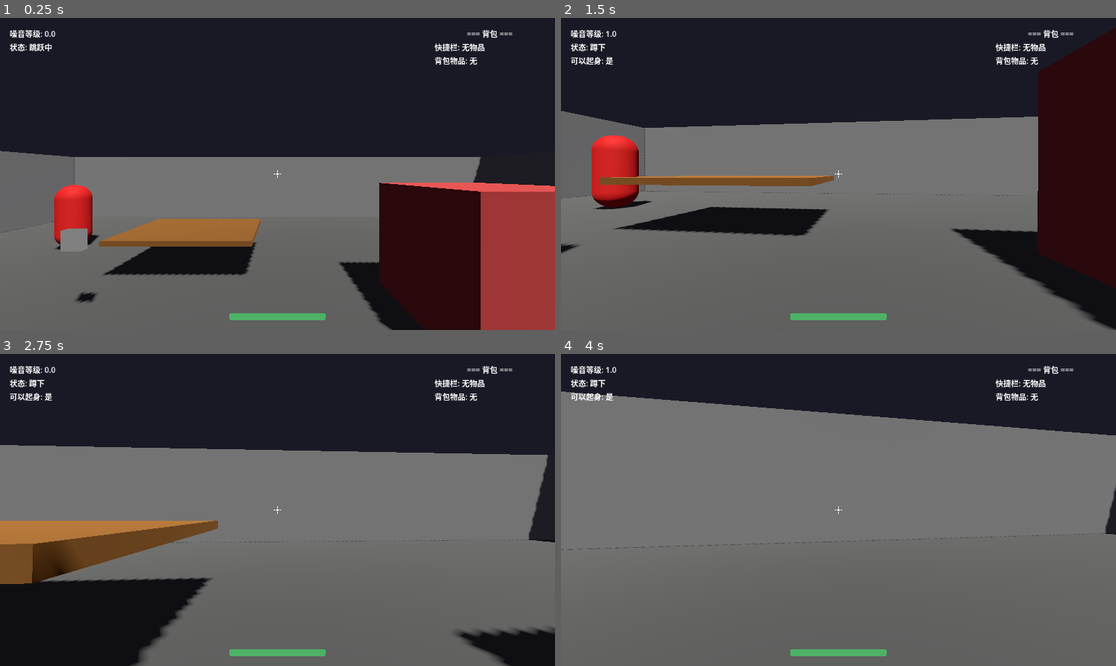
Above: before the commit, frames 1-4 (two rows, left to right).
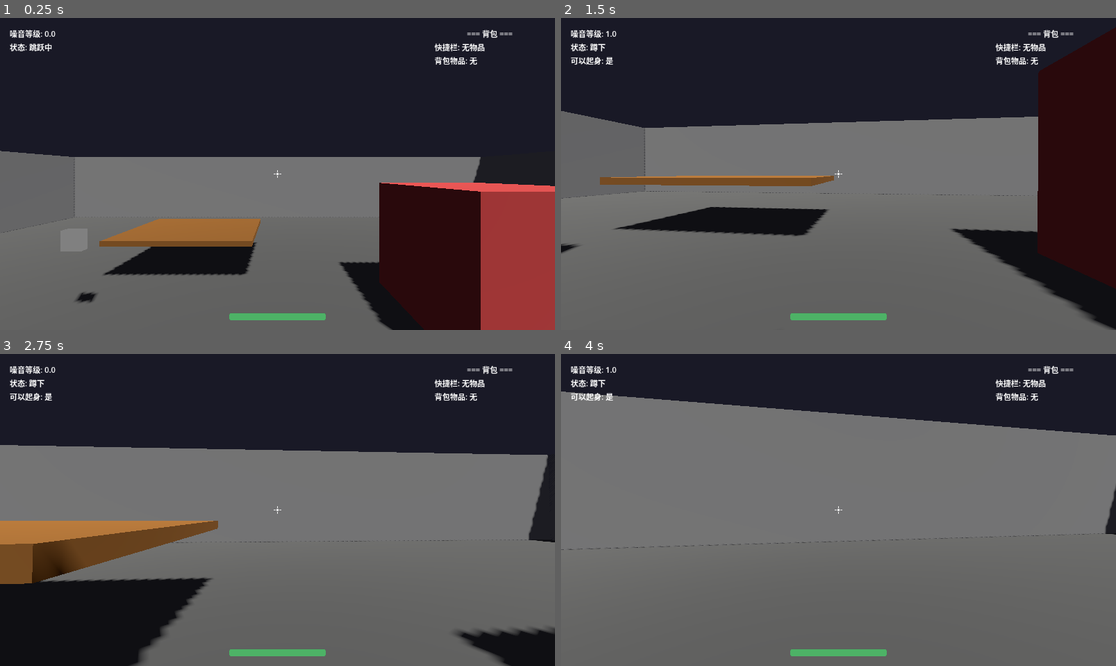
Above: after the commit, the same moments.

Repository: npfe-r/horror_miku
Game: Godot game, scene res://scenes/levels/test_level.tscn
Two runs of this game, one before a commit and one after it. Both use one fixed random seed, a clock stepped at 60 frames per second and the inputs below.
Inputs (mouse positions are in pixels of both pictures, inside the frame that each line leads up to):
- Up to frame 1 (0.25 s): no input
- Up to frame 2 (1.5 s): tap Enter at 0.5 s; move the mouse to (866, 174) at 0.52 s; hold W (move_forward) from 0.53 s (still down); tap C (crouch) at 0.6 s; tap Space (jump) at 0.77 s; move the mouse to (810, 174) at 1.27 s; tap E (interact) at 1.35 s
- Up to frame 3 (2.75 s): keep holding W (move_forward); tap Space (jump) at 1.52 s; move the mouse to (288, 503) at 2.02 s; tap 1 (quick_slot_1) at 2.1 s
- Up to frame 4 (4 s): keep holding W (move_forward); move the mouse to (832, 516) at 2.77 s; tap 2 (quick_slot_2) at 2.85 s; tap Space (jump) at 3.02, 3.77 s; move the mouse to (877, 513) at 3.52 s; tap 3 (quick_slot_3) at 3.6 s

The runs differ from the first frame. In frame 1, 1.0% of the frame differs, in the area x 9-18%, y 53-75%; in frame 2, 1.7%, in the area x 5-17%, y 37-62%; in frame 3, less than 0.1%; in frame 4, nothing differs.

Commit message:
feat(关卡): 添加敌人测试区域和导航网格
添加新的敌人测试区域，包含地板、四面墙体和多个障碍物
配置导航网格以支持敌人AI路径规划
更新巡逻点位置以适应新测试区域

Diff:
--- a/scenes/levels/test_level.tscn
+++ b/scenes/levels/test_level.tscn
@@ -56,6 +56,42 @@
 [sub_resource type="BoxShape3D" id="BoxShape3D_platform"]
 size = Vector3(2, 0.2, 2)
 
+[sub_resource type="NavigationMesh" id="NavigationMesh_1"]
+vertices = PackedVector3Array(-15, 0.05, -15, -15, 0.05, 15, 15, 0.05, 15, 15, 0.05, -15, -3, 0.05, -3, -3, 0.05, 3, 3, 0.05, 3, 3, 0.05, -3, -8, 0.05, -8, -8, 0.05, -4, -4, 0.05, -4, -4, 0.05, -8, 8, 0.05, 4, 8, 0.05, 8, 4, 0.05, 8, 4, 0.05, 4, -8, 0.05, 4, -4, 0.05, 8, -4, 0.05, 4, -8, 0.05, 8)
+polygons = [PackedInt32Array(4, 5, 1, 0), PackedInt32Array(5, 6, 2, 1), PackedInt32Array(6, 7, 3, 2), PackedInt32Array(7, 4, 0, 3), PackedInt32Array(8, 9, 10, 11), PackedInt32Array(12, 13, 14, 15), PackedInt32Array(16, 17, 18, 19)]
+cell_size = 0.25
+cell_height = 0.2
+agent_radius = 0.5
+agent_height = 1.8
+agent_max_climb = 0.9
+
+[sub_resource type="BoxMesh" id="BoxMesh_test_floor"]
+size = Vector3(30, 0.1, 30)
+
+[sub_resource type="StandardMaterial3D" id="StandardMaterial3D_test_floor"]
+albedo_color = Color(0.35, 0.35, 0.4, 1)
+
+[sub_resource type="BoxShape3D" id="BoxShape3D_test_floor"]
+size = Vector3(30, 0.1, 30)
+
+[sub_resource type="BoxMesh" id="BoxMesh_test_wall"]
+size = Vector3(30, 3, 0.1)
+
+[sub_resource type="StandardMaterial3D" id="StandardMaterial3D_test_wall"]
+albedo_color = Color(0.5, 0.5, 0.55, 1)
+
+[sub_resource type="BoxShape3D" id="BoxShape3D_test_wall"]
+size = Vector3(30, 3, 0.1)
+
+[sub_resource type="BoxMesh" id="BoxMesh_nav_obstacle"]
+size = Vector3(2, 2.5, 2)
+
+[sub_resource type="StandardMaterial3D" id="StandardMaterial3D_nav_obstacle"]
+albedo_color = Color(0.7, 0.5, 0.2, 1)
+
+[sub_resource type="BoxShape3D" id="BoxShape3D_nav_obstacle"]
+size = Vector3(2, 2.5, 2)
+
 [sub_resource type="Environment" id="Environment_1"]
 background_mode = 1
 background_color = Color(0.1, 0.1, 0.15, 1)
@@ -70,6 +106,124 @@
 
 [node name="Environment" type="Node3D" parent="." unique_id=303441784]
 
+[node name="EnemyTestArea" type="Node3D" parent="Environment" unique_id=888999000]
+
+[node name="Floor" type="StaticBody3D" parent="Environment/EnemyTestArea" unique_id=999000111]
+transform = Transform3D(1, 0, 0, 0, 1, 0, 0, 0, 1, 25, 0, 0)
+collision_mask = 0
+
+[node name="MeshInstance3D" type="MeshInstance3D" parent="Environment/EnemyTestArea/Floor" unique_id=000111222]
+mesh = SubResource("BoxMesh_test_floor")
+surface_material_override/0 = SubResource("StandardMaterial3D_test_floor")
+
+[node name="CollisionShape3D" type="CollisionShape3D" parent="Environment/EnemyTestArea/Floor" unique_id=111222333]
+shape = SubResource("BoxShape3D_test_floor")
+
+[node name="WallNorth" type="StaticBody3D" parent="Environment/EnemyTestArea" unique_id=222333444]
+transform = Transform3D(1, 0, 0, 0, 1, 0, 0, 0, 1, 25, 1.5, -15)
+collision_mask = 0
+
+[node name="MeshInstance3D" type="MeshInstance3D" parent="Environment/EnemyTestArea/WallNorth" unique_id=333444555]
+mesh = SubResource("BoxMesh_test_wall")
+surface_material_override/0 = SubResource("StandardMaterial3D_test_wall")
+
+[node name="CollisionShape3D" type="CollisionShape3D" parent="Environment/EnemyTestArea/WallNorth" unique_id=444555666]
+shape = SubResource("BoxShape3D_test_wall")
+
+[node name="WallSouth" type="StaticBody3D" parent="Environment/EnemyTestArea" unique_id=555666777]
+transform = Transform3D(1, 0, 0, 0, 1, 0, 0, 0, 1, 25, 1.5, 15)
+collision_mask = 0
+
+[node name="MeshInstance3D" type="MeshInstance3D" parent="Environment/EnemyTestArea/WallSouth" unique_id=666777888]
+mesh = SubResource("BoxMesh_test_wall")
+surface_material_override/0 = SubResource("StandardMaterial3D_test_wall")
+
+[node name="CollisionShape3D" type="CollisionShape3D" parent="Environment/EnemyTestArea/WallSouth" unique_id=777888999]
+shape = SubResource("BoxShape3D_test_wall")
+
+[node name="WallEast" type="StaticBody3D" parent="Environment/EnemyTestArea" unique_id=888999000]
+transform = Transform3D(-4.37114e-08, 0, -1, 0, 1, 0, 1, 0, -4.37114e-08, 40, 1.5, 0)
+collision_mask = 0
+
+[node name="MeshInstance3D" type="MeshInstance3D" parent="Environment/EnemyTestArea/WallEast" unique_id=999000111]
+mesh = SubResource("BoxMesh_test_wall")
+surface_material_override/0 = SubResource("StandardMaterial3D_test_wall")
+
+[node name="CollisionShape3D" type="CollisionShape3D" parent="Environment/EnemyTestArea/WallEast" unique_id=000111222]
+shape = SubResource("BoxShape3D_test_wall")
+
+[node name="WallWest" type="StaticBody3D" parent="Environment/EnemyTestArea" unique_id=111222333]
+transform = Transform3D(-4.37114e-08, 0, -1, 0, 1, 0, 1, 0, -4.37114e-08, 10, 1.5, 0)
+collision_mask = 0
+
+[node name="MeshInstance3D" type="MeshInstance3D" parent="Environment/EnemyTestArea/WallWest" unique_id=222333444]
+mesh = SubResource("BoxMesh_test_wall")
+surface_material_override/0 = SubResource("StandardMaterial3D_test_wall")
+
+[node name="CollisionShape3D" type="CollisionShape3D" parent="Environment/EnemyTestArea/WallWest" unique_id=333444555]
+shape = SubResource("BoxShape3D_test_wall")
+
+[node name="NavigationRegion3D" type="NavigationRegion3D" parent="Environment/EnemyTestArea" unique_id=444555666]
+transform = Transform3D(1, 0, 0, 0, 1, 0, 0, 0, 1, 25, 0, 0)
+navigation_mesh = SubResource("NavigationMesh_1")
+
+[node name="Obstacles" type="Node3D" parent="Environment/EnemyTestArea" unique_id=555666777]
+
+[node name="Obstacle1" type="StaticBody3D" parent="Environment/EnemyTestArea/Obstacles" unique_id=666777888]
+transform = Transform3D(1, 0, 0, 0, 1, 0, 0, 0, 1, 20, 1.25, -5)
+collision_mask = 0
+
+[node name="MeshInstance3D" type="MeshInstance3D" parent="Environment/EnemyTestArea/Obstacles/Obstacle1" unique_id=777888999]
+mesh = SubResource("BoxMesh_nav_obstacle")
+surface_material_override/0 = SubResource("StandardMaterial3D_nav_obstacle")
+
+[node name="CollisionShape3D" type="CollisionShape3D" parent="Environment/EnemyTestArea/Obstacles/Obstacle1" unique_id=888999000]
+shape = SubResource("BoxShape3D_nav_obstacle")
+
+[node name="Obstacle2" type="StaticBody3D" parent="Environment/EnemyTestArea/Obstacles" unique_id=999000111]
+transform = Transform3D(1, 0, 0, 0, 1, 0, 0, 0, 1, 30, 1.25, 5)
+collision_mask = 0
+
+[node name="MeshInstance3D" type="MeshInstance3D" parent="Environment/EnemyTestArea/Obstacles/Obstacle2" unique_id=000111222]
+mesh = SubResource("BoxMesh_nav_obstacle")
+surface_material_override/0 = SubResource("StandardMaterial3D_nav_obstacle")
+
+[node name="CollisionShape3D" type="CollisionShape3D" parent="Environment/EnemyTestArea/Obstacles/Obstacle2" unique_id=111222333]
+shape = SubResource("BoxShape3D_nav_obstacle")
+
+[node name="Obstacle3" type="StaticBody3D" parent="Environment/EnemyTestArea/Obstacles" unique_id=222333444]
+transform = Transform3D(1, 0, 0, 0, 1, 0, 0, 0, 1, 25, 1.25, 0)
+collision_mask = 0
+
+[node name="MeshInstance3D" type="MeshInstance3D" parent="Environment/EnemyTestArea/Obstacles/Obstacle3" unique_id=333444555]
+mesh = SubResource("BoxMesh_nav_obstacle")
+surface_material_override/0 = SubResource("StandardMaterial3D_nav_obstacle")
+
+[node name="CollisionShape3D" type="CollisionShape3D" parent="Environment/EnemyTestArea/Obstacles/Obstacle3" unique_id=444555666]
+shape = SubResource("BoxShape3D_nav_obstacle")
+
+[node name="Obstacle4" type="StaticBody3D" parent="Environment/EnemyTestArea/Obstacles" unique_id=555666777]
+transform = Transform3D(1, 0, 0, 0, 1, 0, 0, 0, 1, 35, 1.25, -8)
+collision_mask = 0
+
+[node name="MeshInstance3D" type="MeshInstance3D" parent="Environment/EnemyTestArea/Obstacles/Obstacle4" unique_id=666777888]
+mesh = SubResource("BoxMesh_nav_obstacle")
+surface_material_override/0 = SubResource("StandardMaterial3D_nav_obstacle")
+
+[node name="CollisionShape3D" type="CollisionShape3D" parent="Environment/EnemyTestArea/Obstacles/Obstacle4" unique_id=777888999]
+shape = SubResource("BoxShape3D_nav_obstacle")
+
+[node name="Obstacle5" type="StaticBody3D" parent="Environment/EnemyTestArea/Obstacles" unique_id=888999000]
+transform = Transform3D(1, 0, 0, 0, 1, 0, 0, 0, 1, 15, 1.25, 8)
+collision_mask = 0
+
+[node name="MeshInstance3D" type="MeshInstance3D" parent="Environment/EnemyTestArea/Obstacles/Obstacle5" unique_id=999000111]
+mesh = SubResource("BoxMesh_nav_obstacle")
+surface_material_override/0 = SubResource("StandardMaterial3D_nav_obstacle")
+
+[node name="CollisionShape3D" type="CollisionShape3D" parent="Environment/EnemyTestArea/Obstacles/Obstacle5" unique_id=000111222]
+shape = SubResource("BoxShape3D_nav_obstacle")
+
 [node name="Floor" type="StaticBody3D" parent="Environment" unique_id=1000154791]
 collision_mask = 0
 
@@ -237,19 +391,19 @@
 [node name="PatrolPoints" type="Node3D" parent="Enemies" unique_id=222333444]
 
 [node name="PatrolPoint1" type="Node3D" parent="Enemies/PatrolPoints" unique_id=333444555]
-transform = Transform3D(1, 0, 0, 0, 1, 0, 0, 0, 1, -6, 0, -6)
+transform = Transform3D(1, 0, 0, 0, 1, 0, 0, 0, 1, 15, 0, -10)
 
 [node name="PatrolPoint2" type="Node3D" parent="Enemies/PatrolPoints" unique_id=444555666]
-transform = Transform3D(1, 0, 0, 0, 1, 0, 0, 0, 1, 6, 0, -6)
+transform = Transform3D(1, 0, 0, 0, 1, 0, 0, 0, 1, 35, 0, -10)
 
 [node name="PatrolPoint3" type="Node3D" parent="Enemies/PatrolPoints" unique_id=555666777]
-transform = Transform3D(1, 0, 0, 0, 1, 0, 0, 0, 1, 6, 0, 6)
+transform = Transform3D(1, 0, 0, 0, 1, 0, 0, 0, 1, 35, 0, 10)
 
 [node name="PatrolPoint4" type="Node3D" parent="Enemies/PatrolPoints" unique_id=666777888]
-transform = Transform3D(1, 0, 0, 0, 1, 0, 0, 0, 1, -6, 0, 6)
+transform = Transform3D(1, 0, 0, 0, 1, 0, 0, 0, 1, 15, 0, 10)
 
 [node name="Monster" parent="Enemies" unique_id=777888999 instance=ExtResource("9_monster")]
-transform = Transform3D(1, 0, 0, 0, 1, 0, 0, 0, 1, -6, 0, -6)
+transform = Transform3D(1, 0, 0, 0, 1, 0, 0, 0, 1, 15, 0, -10)
 patrol_points = [NodePath("../PatrolPoints/PatrolPoint1"), NodePath("../PatrolPoints/PatrolPoint2"), NodePath("../PatrolPoints/PatrolPoint3"), NodePath("../PatrolPoints/PatrolPoint4")]
 
 [node name="DebugUI" parent="." unique_id=1001097700 instance=ExtResource("2_ui")]
